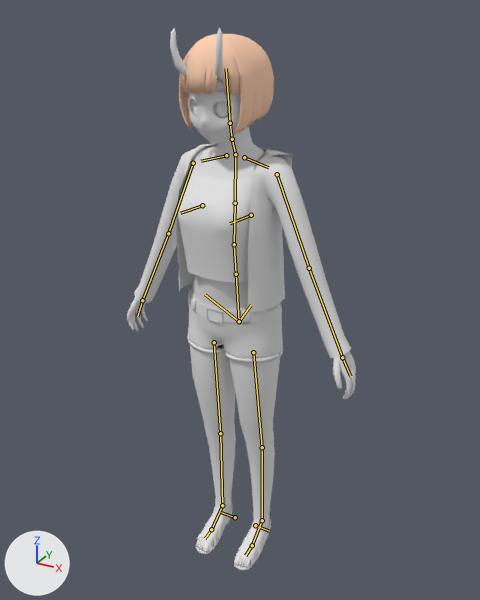
The Blender file untitled3.blend: old version first, new version second.
Camera for both pictures: a 50 mm camera at (10.03, -11.32, 19.54) aimed at (0.0, 6.92, 10.42). Lighting does not change. The marker at lower left points along +X, +Y and +Z. Both versions are drawn at the pose saved in each file; the numbers are the values there. The bones that bend it are drawn over the model as lines.

Objects in the first picture: 'body', 'eay', 'hair'.
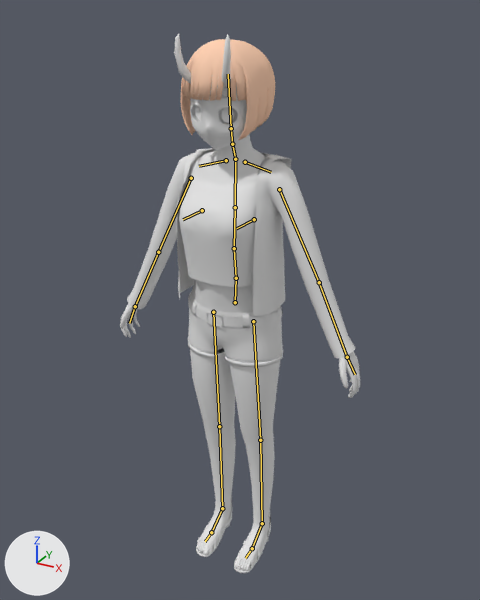
The edits, one by one:
Object 'metarig' (bone_rig_object) moves from (-0.02, 7.03, 0.37) to (-0.02, 7.03, 0.22).
Bone 'spine.003' (bone_spine_003) turns from (0, -6, 0) to (0, 0, 0) degrees about its own x, y and z.

What differs and where, as boxes (x1, y1, x2, y2) in the pictures (480 x 600 px):
'body', posed: before (127, 27, 356, 570); after (120, 34, 360, 573)
'hair', posed: before (179, 34, 274, 134); after (180, 39, 276, 140)
'eay', posed (8% wider): before (193, 100, 228, 117); after (195, 106, 233, 123)
bone 'spine.003', root to tip: before (235, 203) to (235, 154); after (235, 207) to (235, 159)
